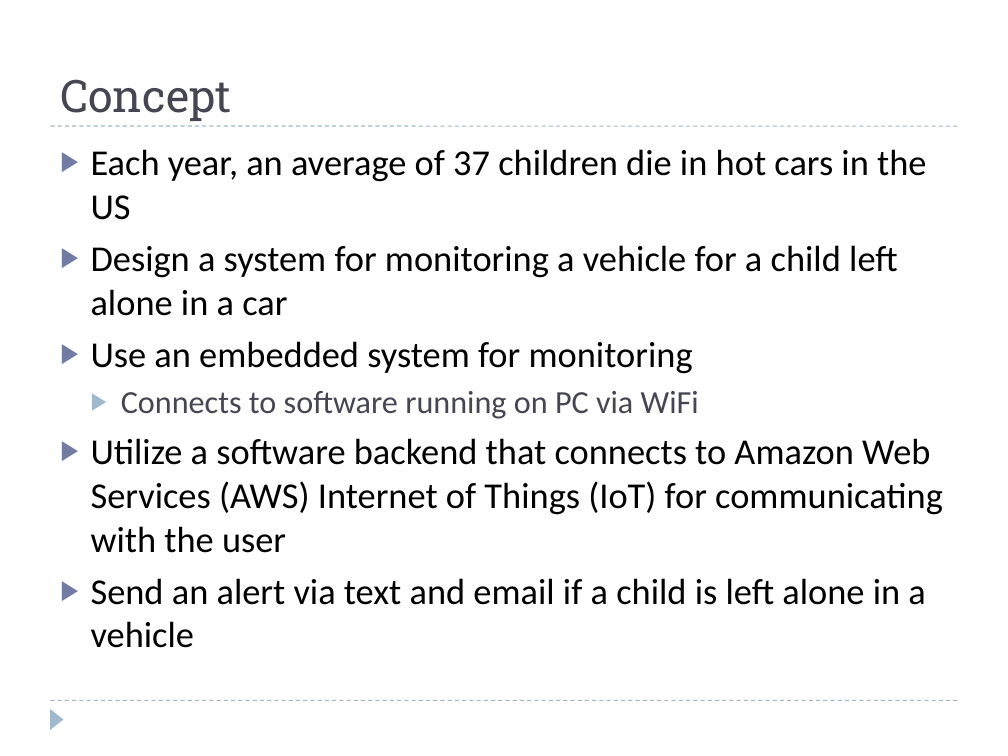
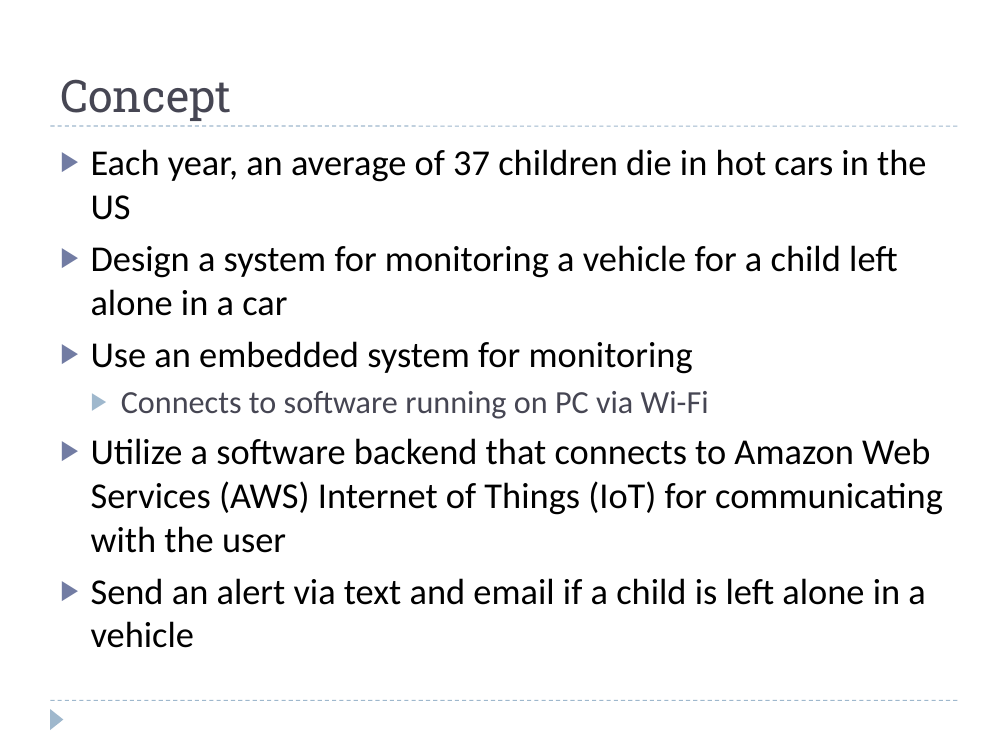
Before and after one commit to prithvi14/ChildAlertSystem, a slide deck: slide 3 of ChildAlertSystem/ProjectDocuments/ECE574_final_project.pptx. Drawn at 1008x756 pixels with LibreOffice and Linux fonts; fonts in the diff are those of the drawing. Boxes give left, top, right and bottom in pixels: in the first picture for what was removed or moved away, otherwise in the second. Text is boxed around its words. In the diff, an @@ line names an element or a change of style, - is before the commit and + after.

```diff
--- a/ChildAlertSystem/ProjectDocuments/ECE574_final_project.pptx
+++ b/ChildAlertSystem/ProjectDocuments/ECE574_final_project.pptx
@@ text at box(121, 391, 709, 419): text changed @@
-  ▶ Connects to software running on PC via WiFi
+  ▶ Connects to software running on PC via Wi-Fi
```
Also in this commit, not shown: 5 other slides changed, 2 slides added.
